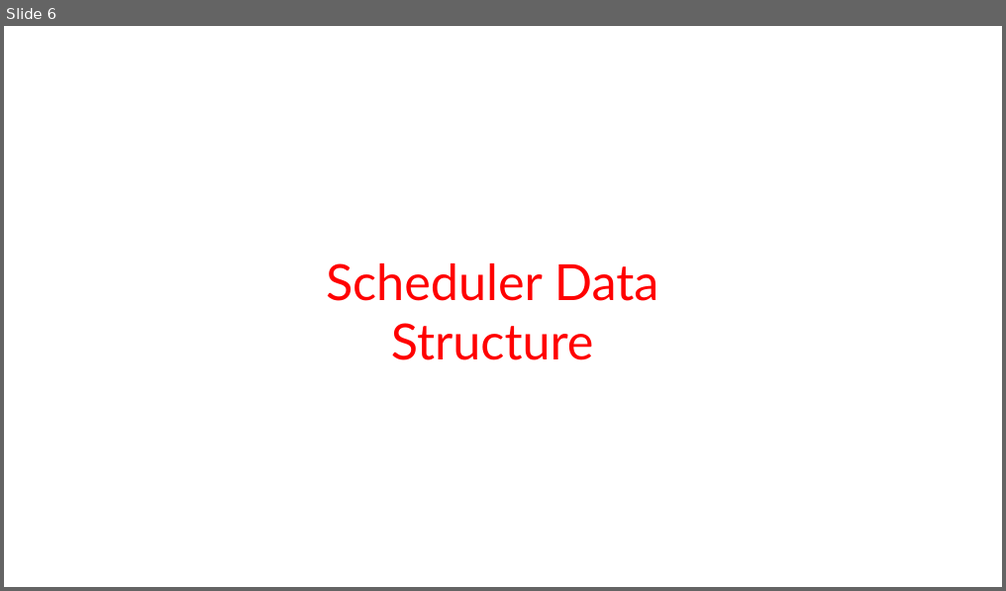
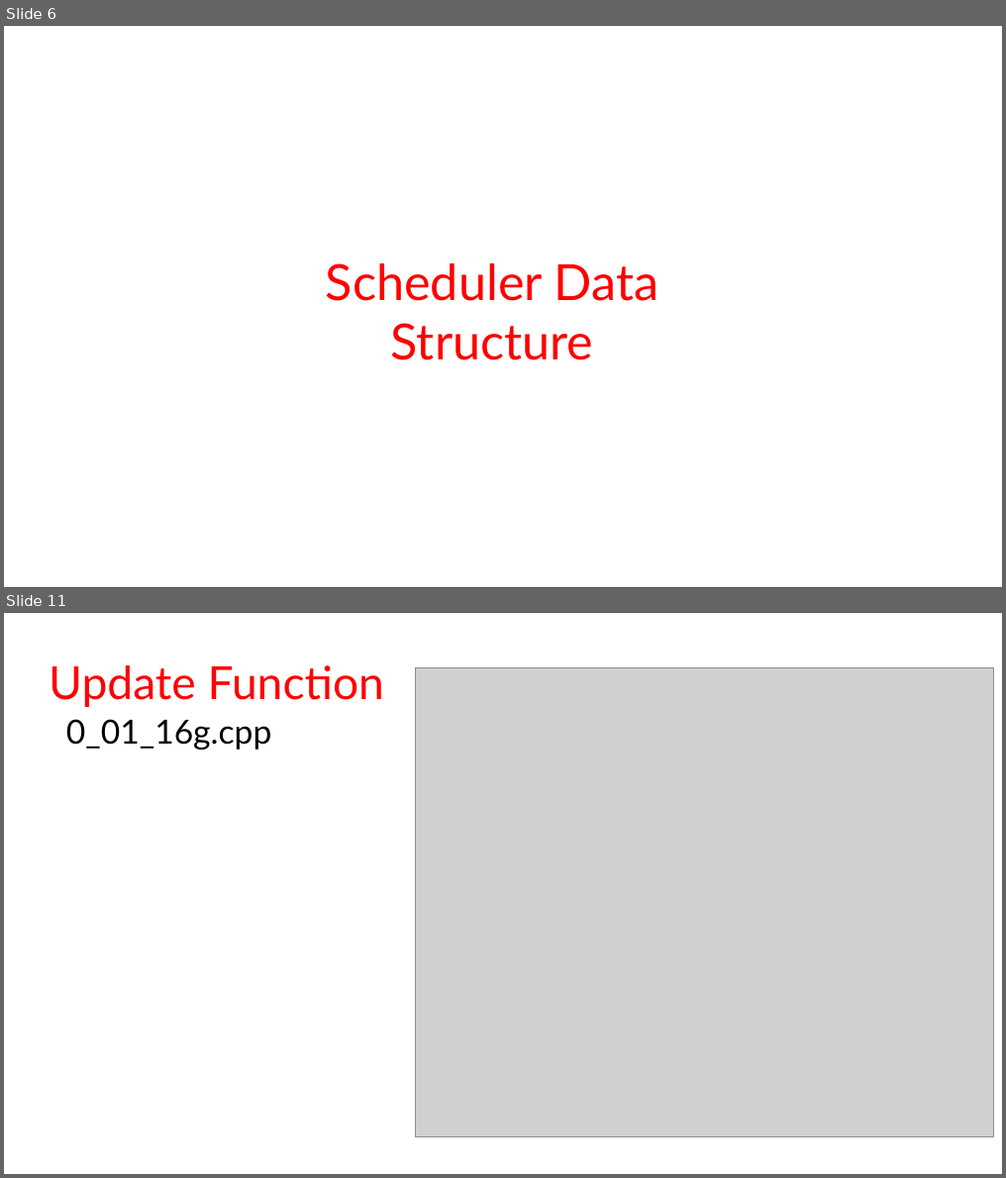
Before and after one commit to Mohamed-h-Gamil/adv_emb_hw1_cooperativeSchedularForArduinoUno, a slide deck: presentation/A Flexible Schedular for Single-Processor Embedded systems for Arduino UNO.pptx. Shown one above the other, each under a label of ours: slide 6 before the commit, slides 6 and 11 after it; the slides between them are not shown. The pictures are 1006x591 and 1006x1178 pixels, drawn with LibreOffice and Linux fonts; fonts in the diff are those of the drawing; grey boxes stand for pictures; background and template pictures are left out. Boxes give left, top, right and bottom in pixels: in the first picture for what was removed or moved away, otherwise in the second. Text is boxed around its words. In the diff, an @@ line names an element or a change of style, - is before the commit and + after.

```diff
--- a/presentation/A Flexible Schedular for Single-Processor Embedded systems for Arduino UNO.pptx
+++ b/presentation/A Flexible Schedular for Single-Processor Embedded systems for Arduino UNO.pptx
@@ slide 11 added at [4,613,1002,1174], background picture (left out) @@
@@ text added at [49,665,384,707], 44 pt, text #FF0000 @@
+Update Function
@@ picture added at [416,667,994,1137] @@
@@ text added at [66,719,271,750], 32 pt, text #000000 @@
+0_01_16g.cpp
```
Also in this commit, not shown: 2 slides changed, 6 other slides added.
